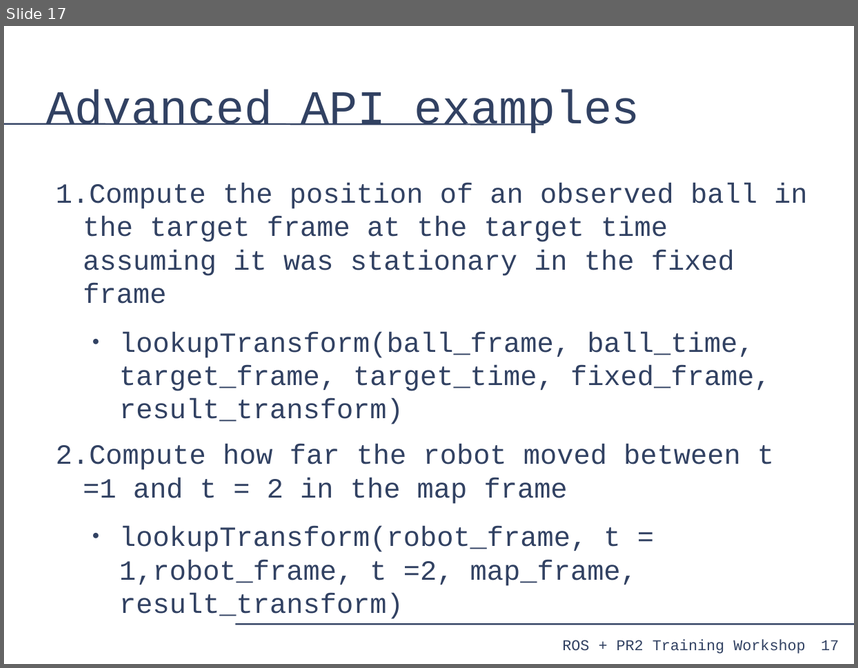
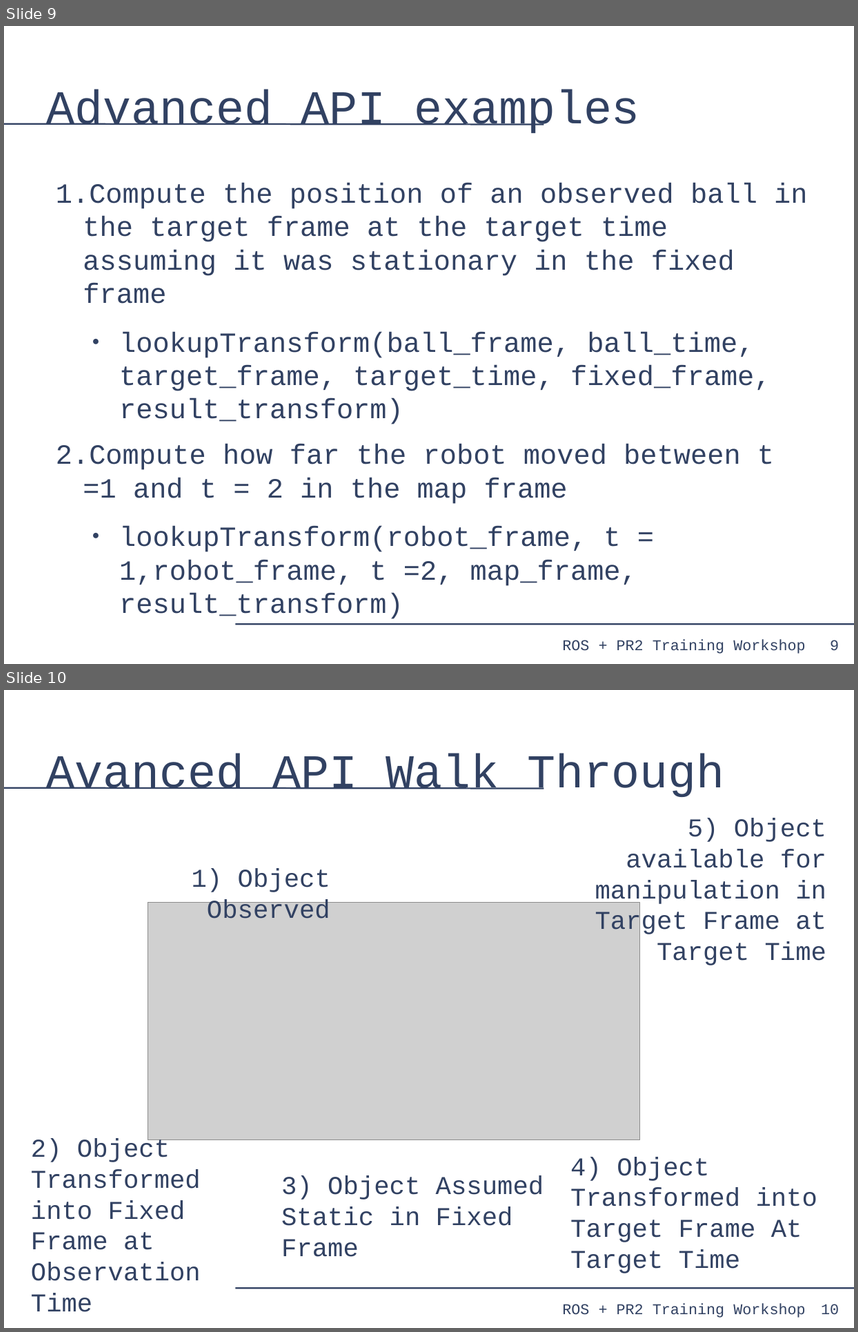
Before and after one commit to PR2/pr2_docs, a slide deck: pr2_training_workshop/tf/tf_training.odp. Shown one above the other, each under a label of ours: slide 17 before the commit, slides 9 and 10 after it. The pictures are 858x668 and 858x1332 pixels, drawn with LibreOffice and Linux fonts; fonts in the diff are those of the drawing; grey boxes stand for pictures. Boxes give left, top, right and bottom in pixels: in the first picture for what was removed or moved away, otherwise in the second. Text is boxed around its words. In the diff, an @@ line names an element or a change of style, - is before the commit and + after.

```diff
--- a/pr2_training_workshop/tf/tf_training.odp
+++ b/pr2_training_workshop/tf/tf_training.odp
@@ slide 10 added at bbox=[4, 690, 854, 1328], background #FFFFFF; not listed: 4 template elements that a slide beside it also shows @@
@@ title added at bbox=[47, 753, 725, 797], 44 pt, text #314162 @@
+Avanced API Walk Through
@@ text added at bbox=[595, 818, 826, 965], 24 pt, text #314162 @@
+5) Object available for manipulation in Target Frame at Target Time
@@ text added at bbox=[192, 868, 330, 918], 24 pt, text #314162 @@
+1) Object Observed
@@ picture added at bbox=[148, 902, 640, 1140] @@
@@ text added at bbox=[31, 1138, 201, 1312], 24 pt, text #314162 @@
+2) Object Transformed into Fixed Frame at Observation Time
@@ text added at bbox=[570, 1156, 818, 1273], 24 pt, text #314162 @@
+4) Object Transformed into Target Frame At Target Time
@@ text added at bbox=[281, 1176, 544, 1256], 24 pt, text #314162 @@
+3) Object Assumed Static in Fixed Frame
@@ what was slide 17 is now slide 9 @@
@@ page number at bbox=[830, 639, 839, 650]: text changed @@
-17
+9
```
Also in this commit, not shown: 1 slide changed, 5 other slides added.
